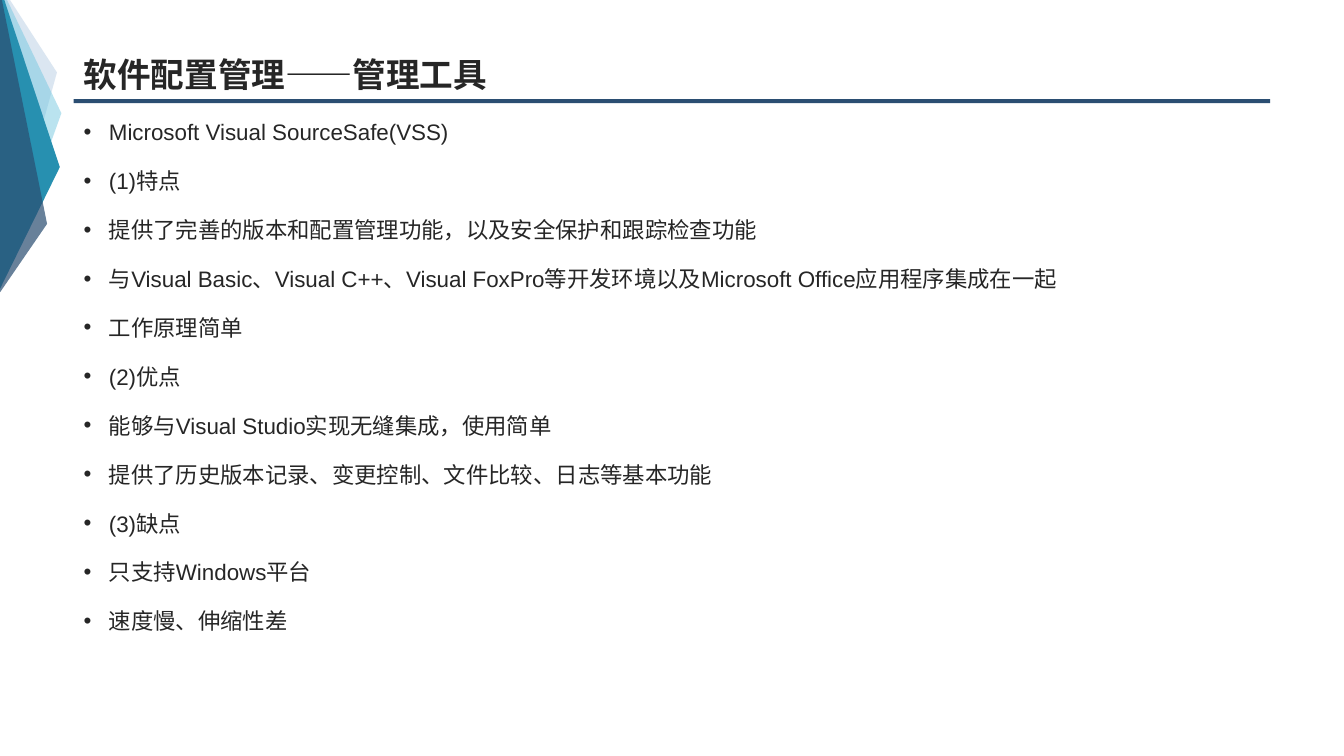
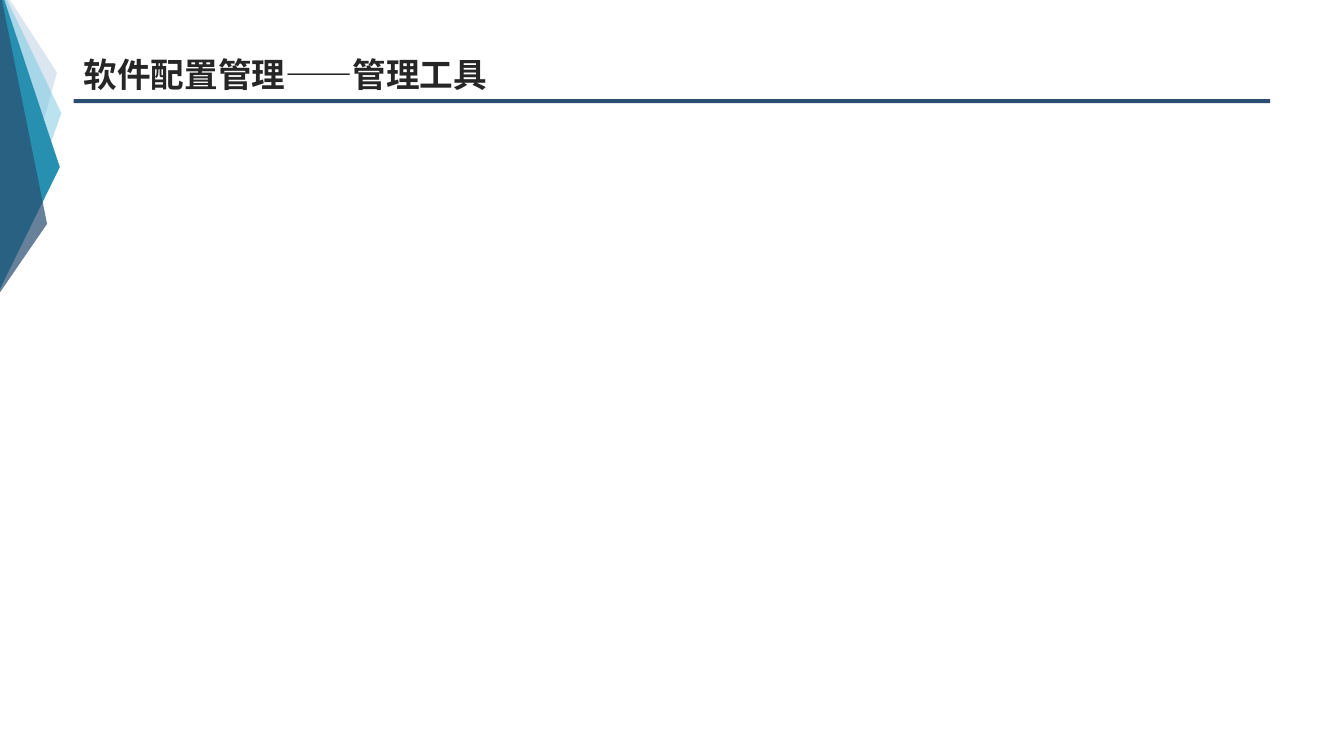
Before and after one commit to group-fourteen/G14-, a slide deck: slide 23 of 翻转课堂/7.5确认测试.ppt (slide 24 before the commit). Drawn at 1344x756 pixels with LibreOffice and Linux fonts; fonts in the diff are those of the drawing. Boxes give left, top, right and bottom in pixels: in the first picture for what was removed or moved away, otherwise in the second. Text is boxed around its words. In the diff, an @@ line names an element or a change of style, - is before the commit and + after.

```diff
--- a/翻转课堂/7.5确认测试.ppt
+++ b/翻转课堂/7.5确认测试.ppt
@@ text removed at <box>109,123,1057,631</box> @@
-• Microsoft Visual SourceSafe(VSS)
-• (1)特点
-• 提供了完善的版本和配置管理功能，以及安全保护和跟踪检查功能
-• 与Visual Basic、Visual C++、Visual FoxPro等开发环境以及Microsoft Office应用程序集成在一起
-• 工作原理简单
-• (2)优点
-• 能够与Visual Studio实现无缝集成，使用简单
-• 提供了历史版本记录、变更控制、文件比较、日志等基本功能
-• (3)缺点
-• 只支持Windows平台
-• 速度慢、伸缩性差
```
Also in this commit, not shown: 20 other slides changed, 1 slide removed.
